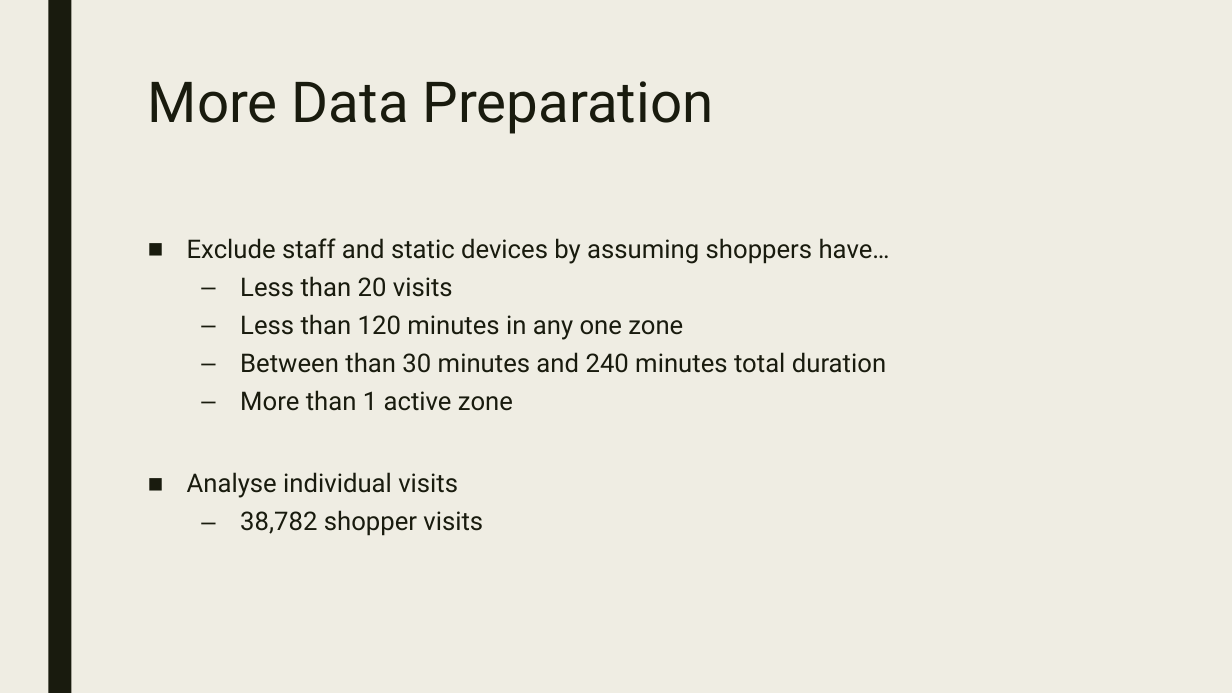
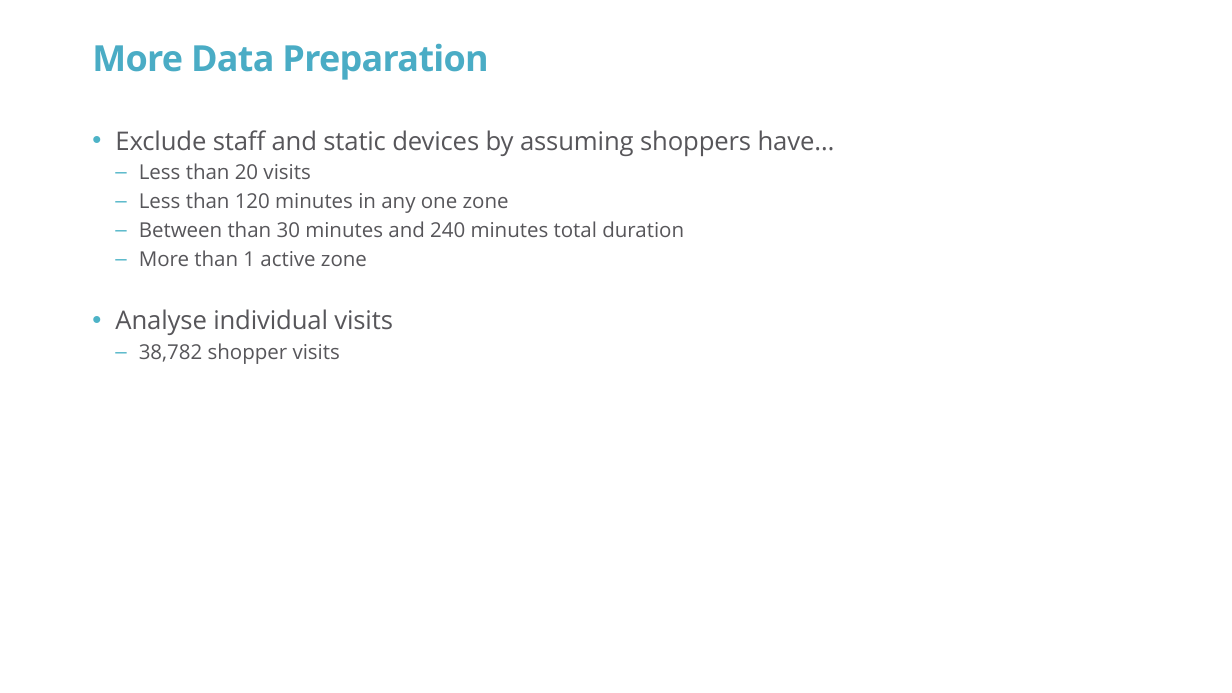
Before and after one commit to Invigor/DAT8SYDProject, a slide deck: slide 11 of DAT8SYD Project.pptx. Drawn at 1232x693 pixels with LibreOffice and Linux fonts; fonts in the diff are those of the drawing; background and template pictures are left out. Boxes give left, top, right and bottom in pixels: in the first picture for what was removed or moved away, otherwise in the second. Text is boxed around its words. In the diff, an @@ line names an element or a change of style, - is before the commit and + after.

```diff
--- a/DAT8SYD Project.pptx
+++ b/DAT8SYD Project.pptx
@@ background #EFEDE3 to #FFFFFF @@
@@ rectangle removed at <box>48,0,71,693</box> @@
@@ title "More Data Preparation": place and size @@
-title "More Data Preparation" at <box>148,81,714,134</box>
+title "More Data Preparation" at <box>92,43,488,80</box>
@@ title "More Data Preparation" at <box>92,43,488,80</box>: size 44 to 28 pt, font Roboto to Open Sans, text colour #191B0E to #4AACC5, letter spacing 0 to -0.5 pt, bold on; line spacing 0.89 to 0.86; vertical alignment top to middle @@
@@ text "Exclude staff and static devices ...": place and size @@
-text "Exclude staff and static devices ..." at <box>187,238,890,536</box>
+text "Exclude staff and static devices ..." at <box>115,130,835,364</box>
@@ text "Exclude staff and static devices ..." at <box>115,130,835,364</box>: font Roboto to Open Sans, text colour #191B0E to #57565A; letter spacing 0 to -0.1 pt in "Exclude staff and static devices by assuming ...", "Analyse individual visits"; size 20 to 16 pt in "Less than 20 visits", "Less than 120 minutes in any one ...", "Between than 30 minutes and 240 minutes ...", "More than 1 active zone" and 1 more places; bullet ■ to •; line spacing 0.94 to 1; less space between paragraphs; indent changed @@
```
Also in this commit, not shown: 15 other slides changed, 3 slides added, 2 slides removed, 1 other file.
